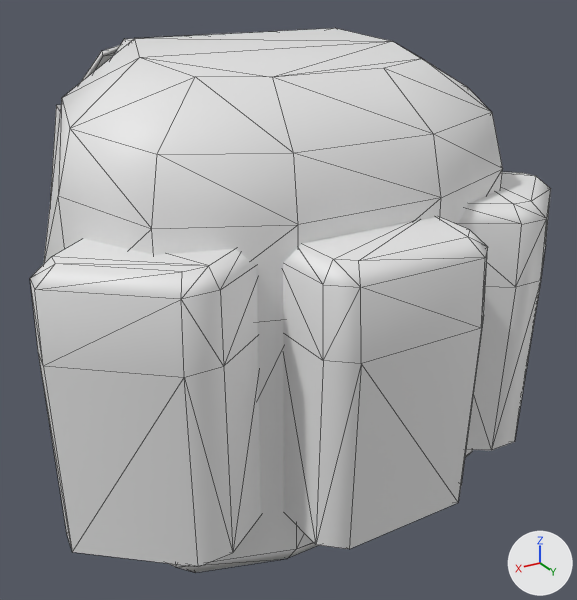
The FBX model project/Shark and Peach's Military Uniform Improvements/contents/mods/SMUI/media/models_x/skinned/clothes/M_MediumALICE.fbx: old version first, new version second.
The view is the same before and after, from a 50 mm lens placed at (0.00261, 0.00633, 0.00912), pointed at (-0.00023, 0.00159, 0.00675). Every picture has the same lights, and +X, +Y and +Z are marked at lower right. Mesh edges are drawn as thin lines. Where no turn or scale is listed for an object, it has been applied to the vertices.

Before the edit, the objects in view are built like this:
```python
me_cube_011 = bpy.data.meshes.new('Cube.011')
me_cube_011.from_pydata(...)  # 372 vertices, 456 faces; spans x -0.00182..0.00182, y -0.00171..0.00247, z -0.00148..0.00174
me_cube_011.materials.append(mat_material_006)  # its picture is missing
ob_mid = bpy.data.objects.new('Mid', me_cube_011)
ob_mid.location = (0.0, 0.000924, 0.006915)
```
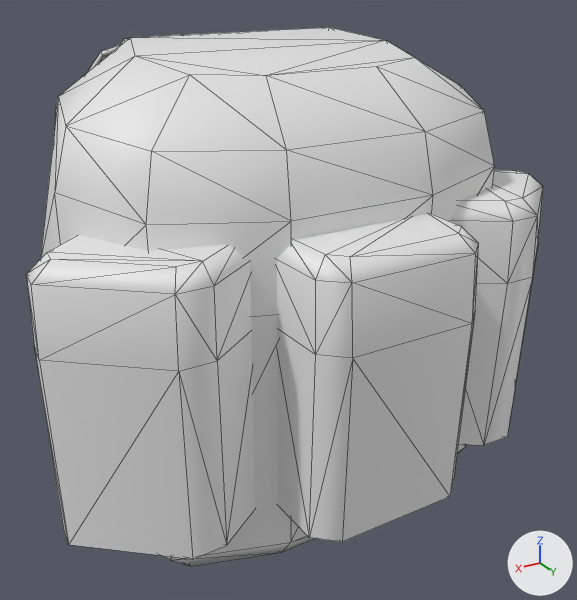
The newer file is also turned or shifted as a whole; pictures and numbers use the older file's frame.

Pixel boxes [x1, y1, x2, y2] of what changed, in the pictures (577 x 600 px; the box of a moved part takes in the faces that stretch with it):
'Mid', reshaped: before [30, 28, 551, 573]; after [26, 27, 543, 566]
part 1 of me_cube_011, moved or reshaped: before [283, 216, 488, 549]; after [277, 213, 479, 542]
part 2 of me_cube_011, moved or reshaped: before [458, 172, 551, 450]; after [450, 170, 543, 445]
part 3 of me_cube_011, moved or reshaped: before [30, 239, 261, 567]; after [26, 235, 255, 559]
part 4 of me_cube_011, rebuilt: before [43, 28, 503, 573]; after [40, 27, 495, 566]

Patch to the scene script:
```diff
--- a/project/Shark and Peach's Military Uniform Improvements/contents/mods/SMUI/media/models_x/skinned/clothes/M_MediumALICE.fbx.py
+++ b/project/Shark and Peach's Military Uniform Improvements/contents/mods/SMUI/media/models_x/skinned/clothes/M_MediumALICE.fbx.py
@@ me_cube_011 @@
 # used by ob_mid; location = (0.0, 0.000924, 0.006915)
-me_cube_011.from_pydata(...)  # 372 vertices, 456 faces; spans x -0.00182..0.00182, y -0.00171..0.00247, z -0.00148..0.00174
+me_cube_011.from_pydata(...)  # 372 vertices, 456 faces; spans x -0.00182..0.00182, y -0.00171..0.0024, z -0.00148..0.00174
+# me_cube_011 part 1: the loose piece of 24 vertices spanning x -0.00057..0.00057, y 0.0019..0.00247, z -0.00094..0.0008 is moved by (0.0, -0.00007, 0.0)
+# me_cube_011 part 2: the loose piece of 24 vertices spanning x -0.00182..-0.00063, y 0.00116..0.00213, z -0.00094..0.0008 is moved by (0.0, -0.00007, 0.0)
+# me_cube_011 part 3: the loose piece of 24 vertices spanning x 0.00063..0.00182, y 0.00116..0.00213, z -0.00094..0.0008 is moved by (0.0, -0.00007, 0.0)
+# me_cube_011 part 4: the loose piece of 54 vertices spanning x -0.00151..0.00151, y 0.00025..0.00198, z -0.00148..0.00174 is rebuilt with 54 vertices and now spans x -0.00151..0.00151, y 0.00018..0.0019, z -0.00148..0.00174
 me_cube_011.materials.append(mat_material_006)
```
